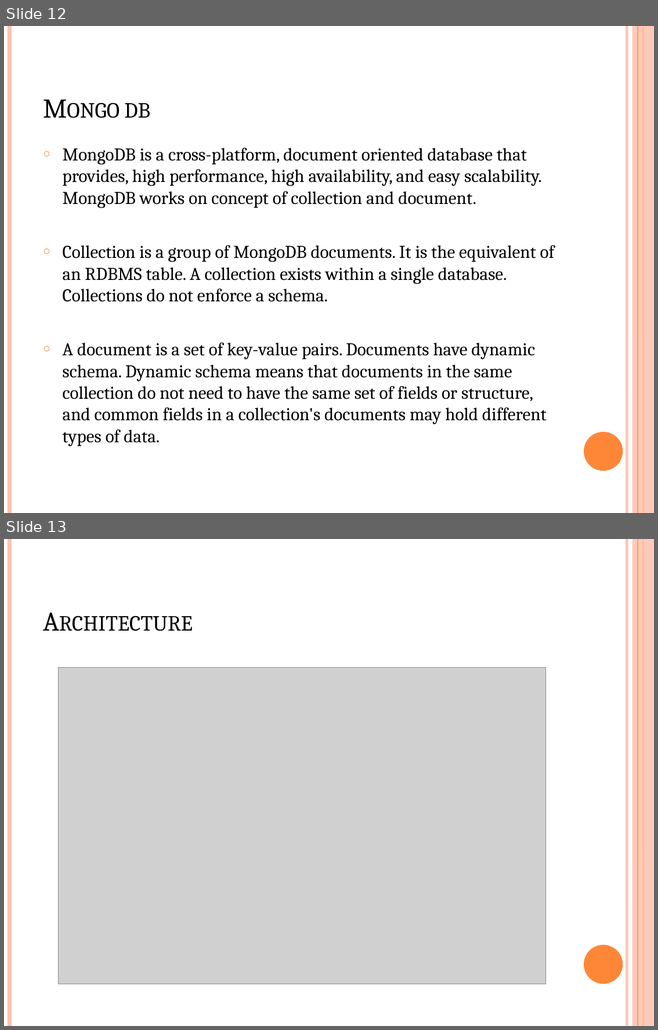
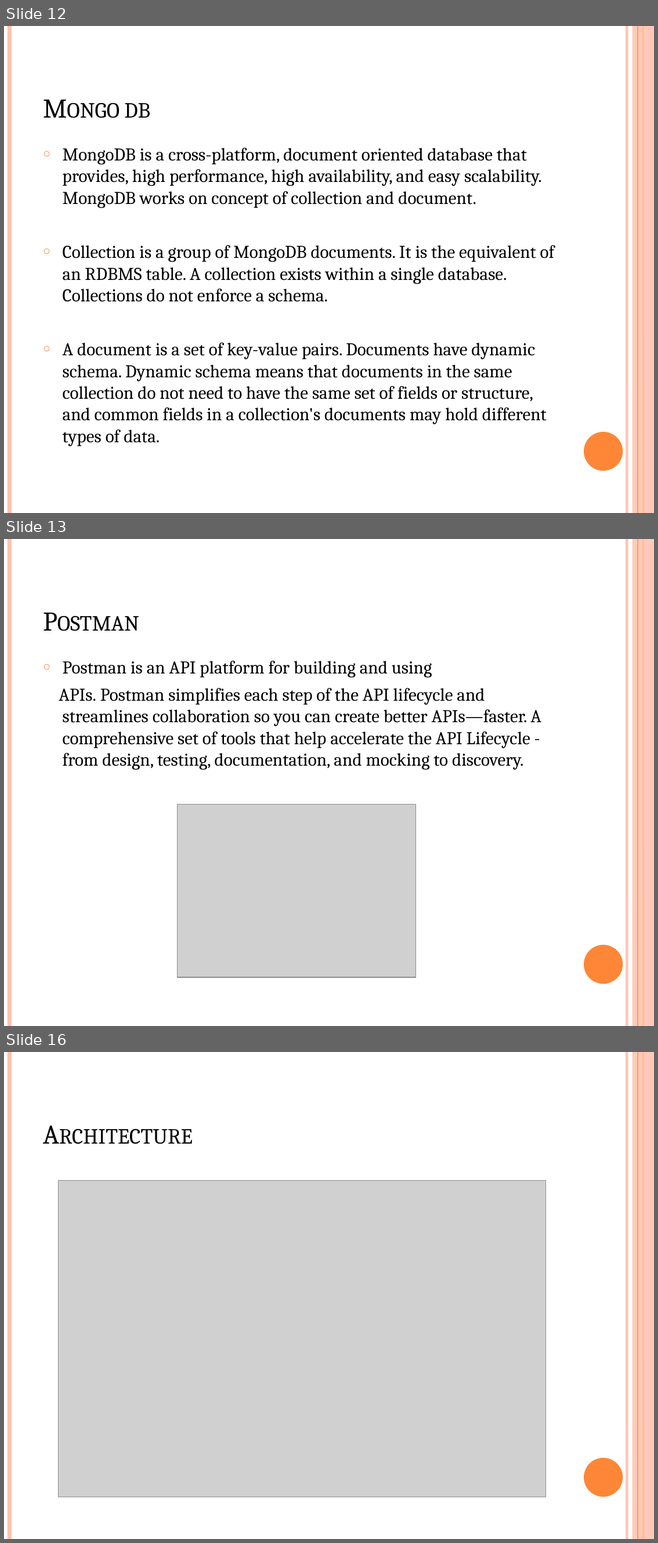
Before and after one commit to tcsmicroservices/naga, a slide deck: Mini Project/hospital-management-system/HospitalManagement.pptx. Shown one above the other, each under a label of ours: slides 12 and 13 before the commit, slides 12, 13 and 16 after it; the slides between them are not shown. The pictures are 658x1030 and 658x1543 pixels, drawn with LibreOffice and Linux fonts; fonts in the diff are those of the drawing; grey boxes stand for pictures. Boxes give left, top, right and bottom in pixels: in the first picture for what was removed or moved away, otherwise in the second. Text is boxed around its words. In the diff, an @@ line names an element or a change of style, - is before the commit and + after.

```diff
--- a/Mini Project/hospital-management-system/HospitalManagement.pptx
+++ b/Mini Project/hospital-management-system/HospitalManagement.pptx
@@ slide 13 added at [4, 539, 654, 1026], background #FFFFFF; not listed: 6 template elements that a slide beside it also shows @@
@@ title added at [36, 559, 567, 640], 30 pt, text #000000, small capitals @@
+Postman
@@ text added at [59, 661, 541, 770], 20 pt, text #000000 @@
+○ Postman is an API platform for building and using
+APIs. Postman simplifies each step of the API lifecycle and streamlines collaboration so you can create better APIs—faster. A comprehensive set of tools that help accelerate the API Lifecycle - from design, testing, documentation, and mocking to discovery.
@@ picture added at [177, 804, 416, 977] @@
@@ what was slide 13 is now slide 16 @@
```
Also in this commit, not shown: 4 other slides added, 4 other files.
